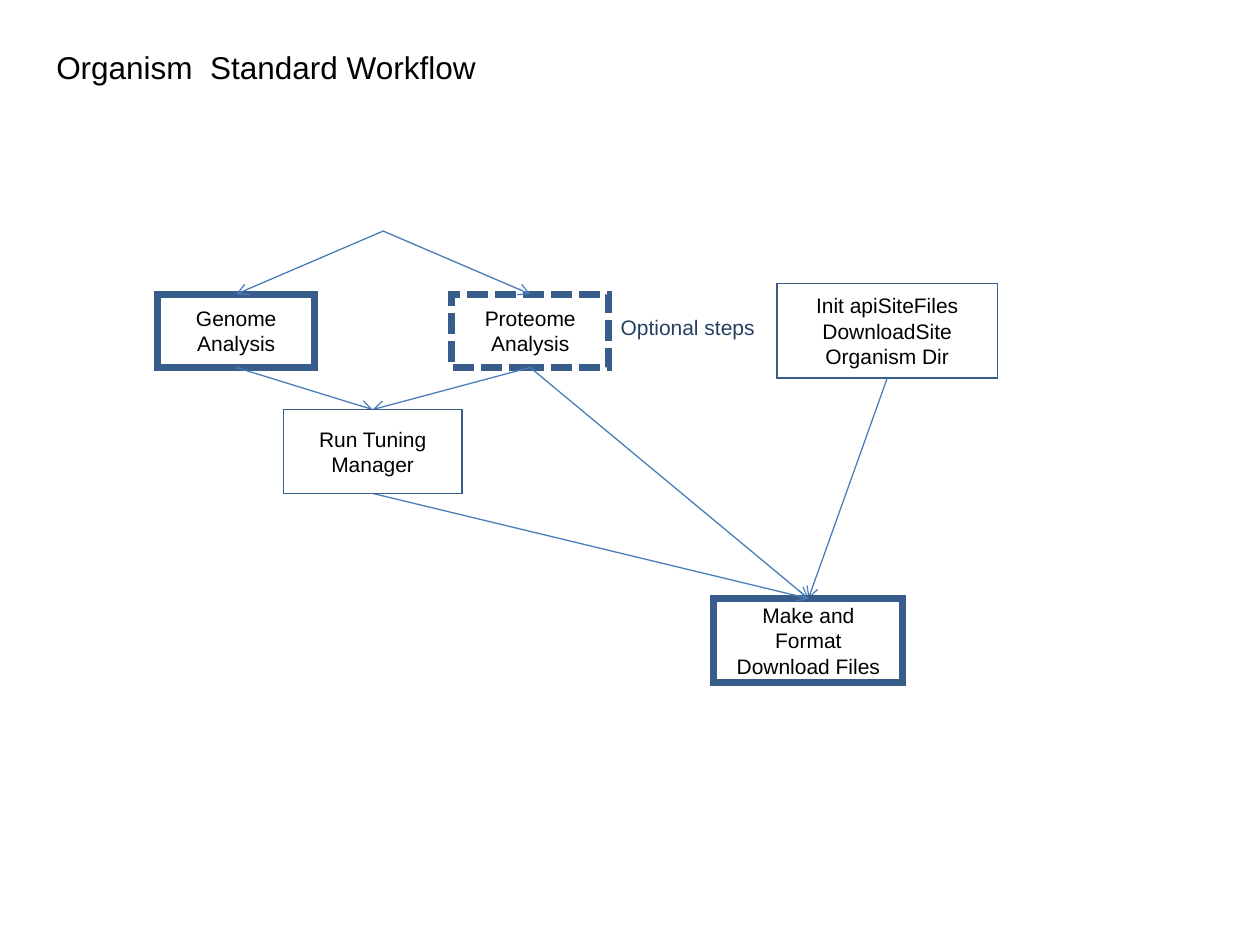
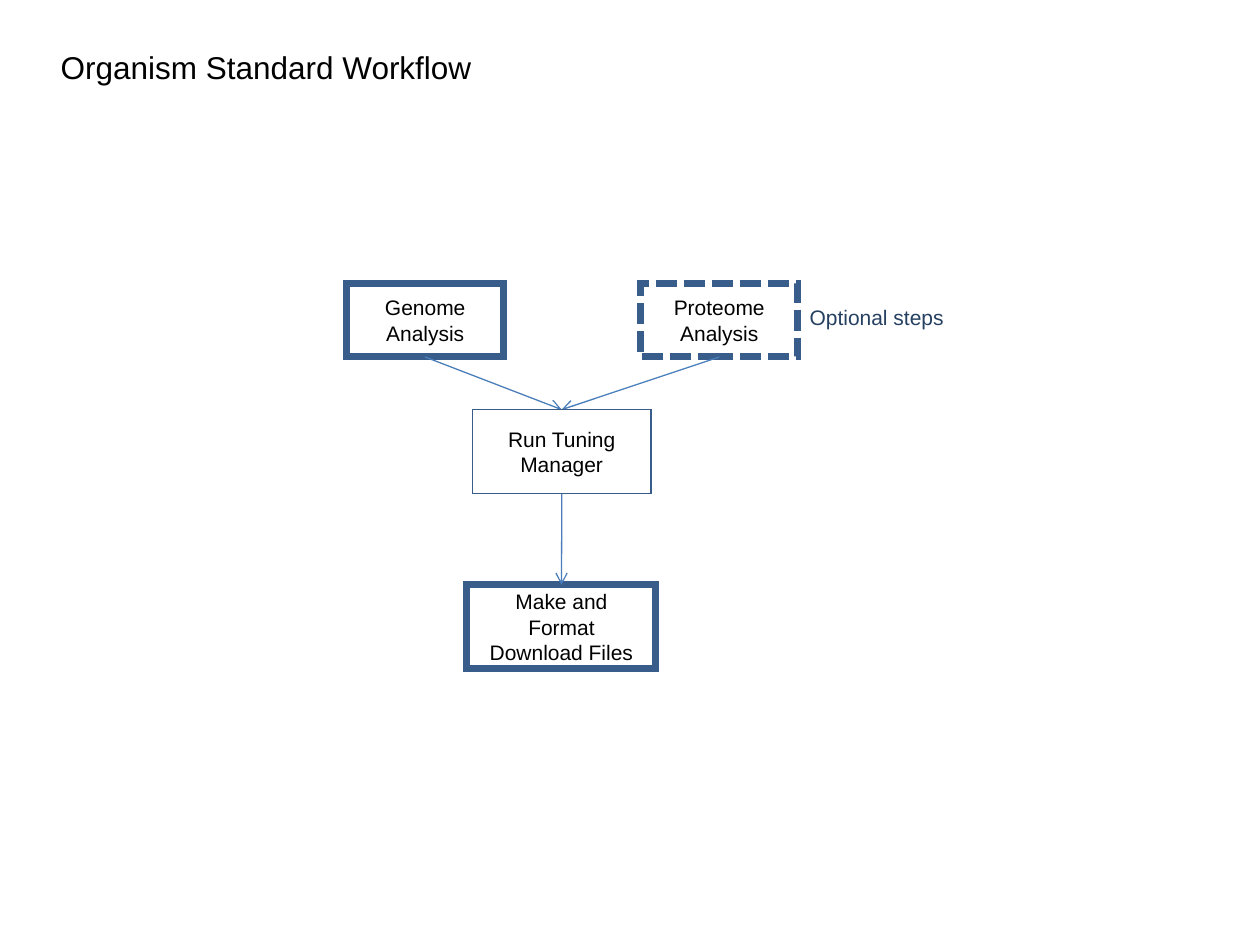
Before and after one commit to VEuPathDB/ApiCommonWorkflow, a slide deck: slide 5 of Main/doc/IntegratedWorkflow.ppt. Drawn at 1260x945 pixels with LibreOffice and Linux fonts; fonts in the diff are those of the drawing. Boxes give left, top, right and bottom in pixels: in the first picture for what was removed or moved away, otherwise in the second. Text is boxed around its words. In the diff, an @@ line names an element or a change of style, - is before the commit and + after.

```diff
--- a/Main/doc/IntegratedWorkflow.ppt
+++ b/Main/doc/IntegratedWorkflow.ppt
@@ text "Organism Standard Workflow" rewrapped from [56, 56, 476, 85] to [61, 56, 471, 85] @@
@@ arrow removed from (383, 231) to (236, 294) @@
@@ arrow removed from (383, 231) to (530, 294) @@
@@ rectangle removed at [777, 284, 998, 378] @@
-Init apiSiteFiles DownloadSite Organism Dir
@@ 2 rectangles, 1 text: place and size @@
-2 rectangles, 1 text at [158, 294, 754, 367]
+2 rectangles, 1 text at [346, 284, 943, 357]
@@ arrow moved from (530, 368) - (373, 410) to (425, 357) - (562, 410) @@
@@ arrow moved from (530, 368) - (809, 598) to (719, 357) - (562, 410) @@
@@ arrow removed from (236, 368) to (373, 410) @@
@@ arrow removed from (887, 378) to (809, 598) @@
@@ rectangle "Run Tuning Manager": place and size @@
-rectangle "Run Tuning Manager" at [284, 410, 462, 494]
+rectangle "Run Tuning Manager" at [472, 410, 651, 494]
@@ arrow moved from (373, 494) - (809, 598) to (562, 494) - (562, 585) @@
@@ rectangle "Make and Format Download Files": place and size @@
-rectangle "Make and Format Download Files" at [714, 598, 903, 683]
+rectangle "Make and Format Download Files" at [467, 585, 656, 669]
```
Also in this commit, not shown: 7 other slides changed, 4 slides added, 1 slide removed.
